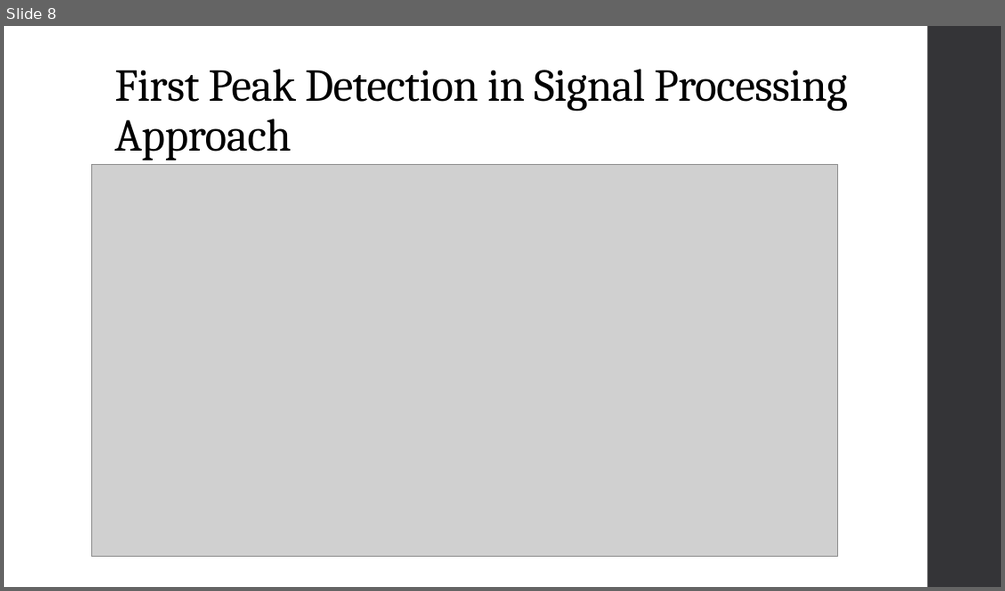
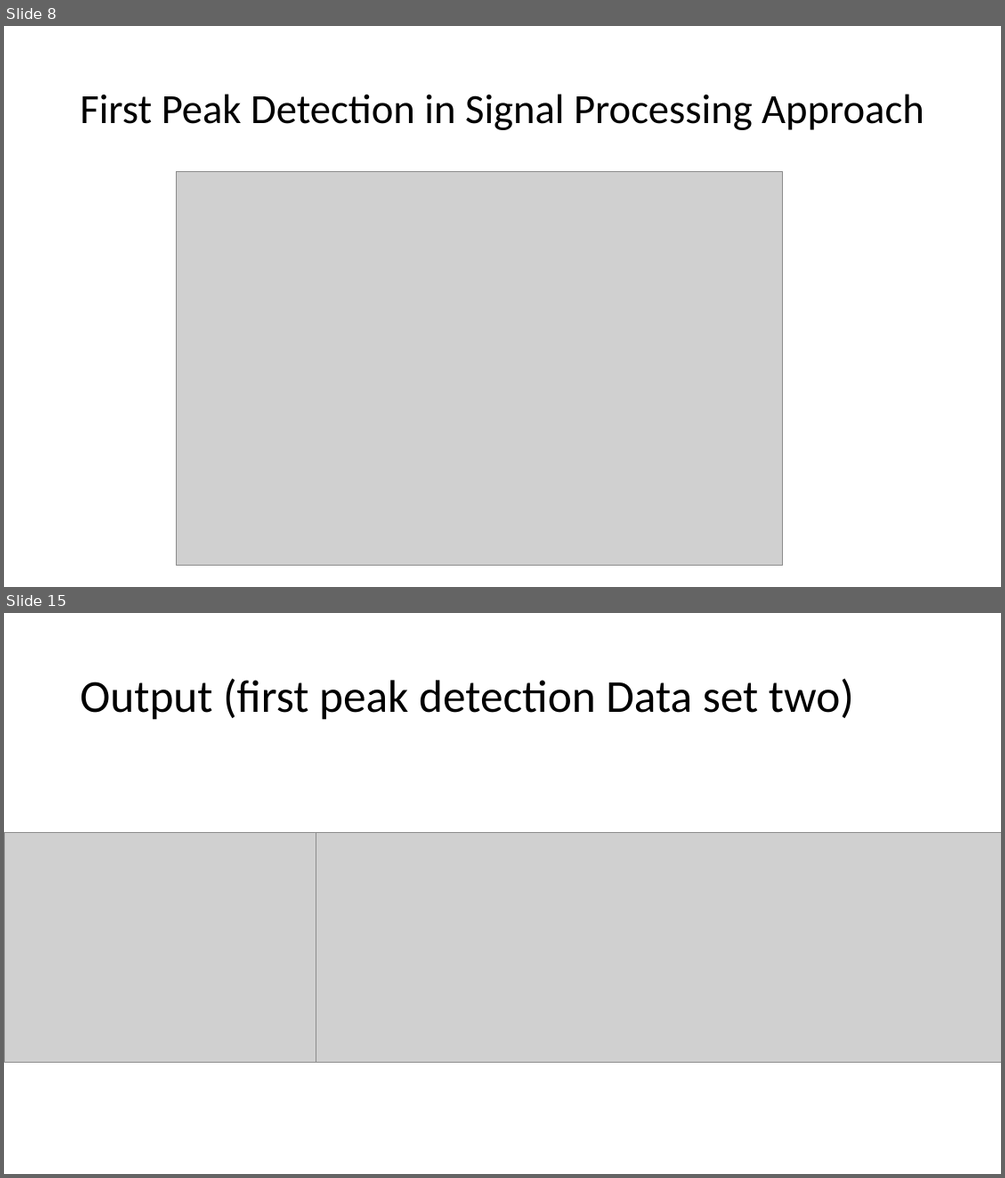
Before and after one commit to Fathir-shishir/peak-detection-, a slide deck: CI project T1.pptx. Shown one above the other, each under a label of ours: slide 8 before the commit, slides 8 and 15 after it; the slides between them are not shown. The pictures are 1005x591 and 1005x1178 pixels, drawn with LibreOffice and Linux fonts; fonts in the diff are those of the drawing; grey boxes stand for pictures. Boxes give left, top, right and bottom in pixels: in the first picture for what was removed or moved away, otherwise in the second. Text is boxed around its words. In the diff, an @@ line names an element or a change of style, - is before the commit and + after.

```diff
--- a/CI project T1.pptx
+++ b/CI project T1.pptx
@@ slide 15 added at [4,613,1001,1174], background #FFFFFF @@
@@ title added at [80,678,854,720], 44 pt, text #000000 @@
+Output (first peak detection Data set two)
@@ picture added at [4,832,316,1062] @@
@@ picture added at [316,832,1001,1062] @@
@@ slide 8 changed as well @@
@@ rectangle removed at [928,26,1001,587] @@
@@ title "First Peak Detection in Signal ...": place and size @@
-title "First Peak Detection in Signal ..." at [114,69,847,160]
+title "First Peak Detection in Signal ..." at [80,94,924,130]
@@ title "First Peak Detection in Signal ..." at [80,94,924,130]: size 44 to 40 pt, font Cambria to Calibri, letter spacing -0.5 to 0 pt; vertical alignment bottom to middle @@
@@ picture: place and size @@
-picture at [91,164,838,556]
+picture at [176,172,783,565]
```
Also in this commit, not shown: 11 other slides changed, 3 other slides added, 5 slides removed.
